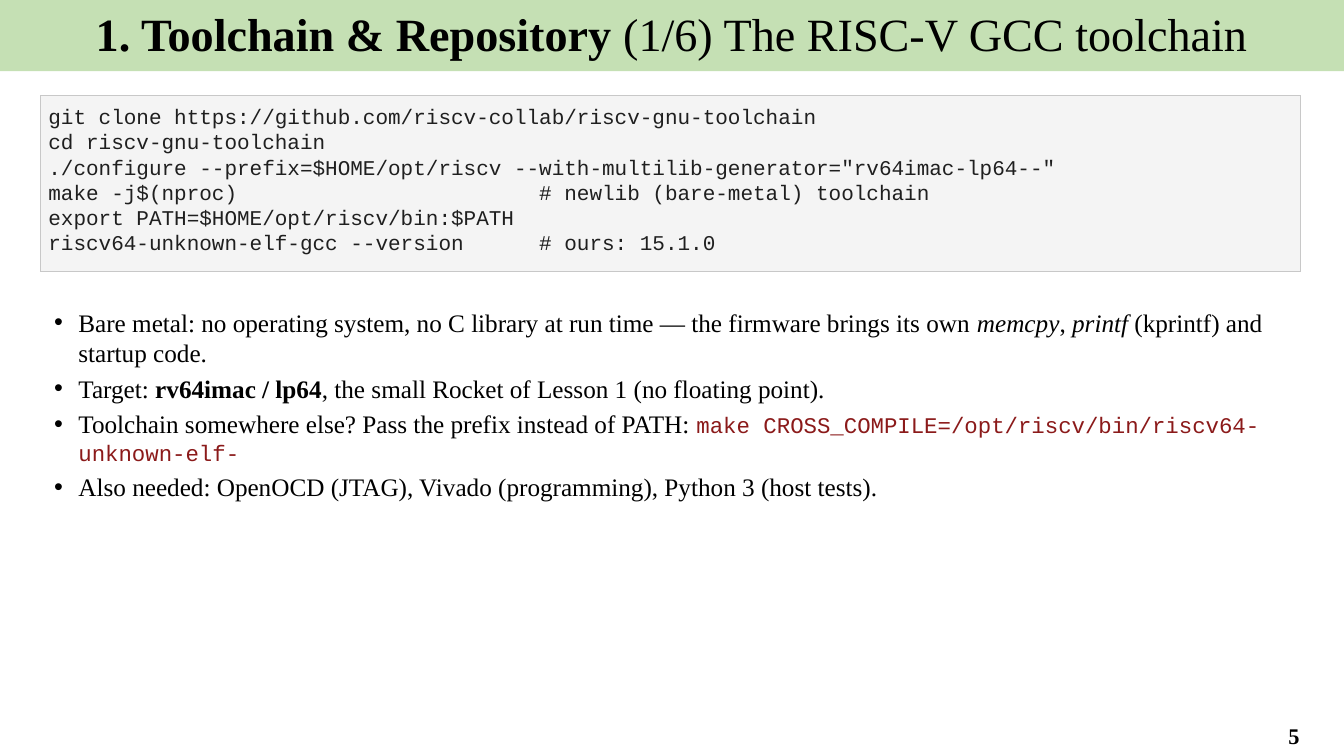
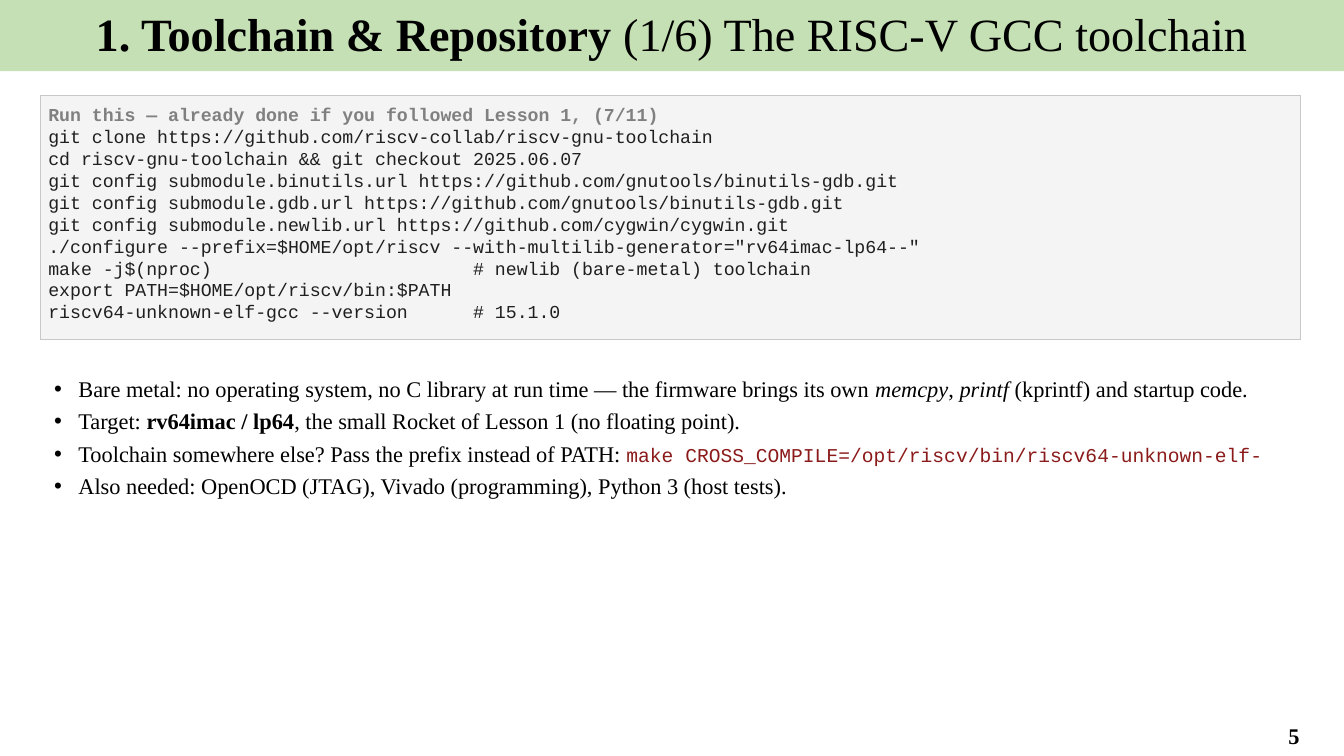
Before and after one commit to Khaiduy/chipyard-edhoc, a slide deck: slide 5 of fpga/sw/export/docs/slides/02_Software_environment_and_tests.pptx. Drawn at 1344x756 pixels with LibreOffice and Linux fonts; fonts in the diff are those of the drawing. Boxes give left, top, right and bottom in pixels: in the first picture for what was removed or moved away, otherwise in the second. Text is boxed around its words. In the diff, an @@ line names an element or a change of style, - is before the commit and + after.

Commit message:
docs: no-conda setup, tested on a clean Ubuntu 24.04
Install only what the course uses: apt packages (incl. jq, JDK 17, dtc),
riscv-gnu-toolchain 2025.06.07 from source (with the moved newlib/binutils
mirrors), the Chipyard submodule script and firtool 1.61.0. No Verilator,
FireSim or FireMarshal. New Lesson 1 slides for Vivado, the tools and
route A; the closure recipe is split in two Vivado runs so a crash after
routing only repeats the short part.

```diff
--- a/fpga/sw/export/docs/slides/02_Software_environment_and_tests.pptx
+++ b/fpga/sw/export/docs/slides/02_Software_environment_and_tests.pptx
@@ rectangle "Run this — already done ...": place and size @@
-rectangle "Run this — already done ..." at bbox=[40, 96, 1301, 272]
+rectangle "Run this — already done ..." at bbox=[40, 96, 1301, 340]
@@ text in rectangle at bbox=[48, 109, 658, 125]: paragraph added @@
+Run this — already done if you followed Lesson 1, (7/11)
@@ text in rectangle at bbox=[48, 131, 919, 300]: size 15 to 13 pt in "git clone https://github.com/riscv-collab/riscv-gnu-toolchai ...", "./configure --prefix=$HOME/opt/riscv --with-multilib-generat ...", "make -j$(nproc) # newlib (bare-metal) toolchain", "export PATH=$HOME/opt/riscv/bin:$PATH" @@
@@ text in rectangle at bbox=[48, 153, 898, 235]: text changed; size 15 to 13 pt @@
-cd riscv-gnu-toolchain
+cd riscv-gnu-toolchain && git checkout 2025.06.07
+git config submodule.binutils.url https://github.com/gnutools/binutils-gdb.git
+git config submodule.gdb.url https://github.com/gnutools/binutils-gdb.git
+git config submodule.newlib.url https://github.com/cygwin/cygwin.git
@@ text in rectangle at bbox=[48, 306, 560, 322]: text changed; size 15 to 13 pt @@
-riscv64-unknown-elf-gcc --version # ours: 15.1.0
+riscv64-unknown-elf-gcc --version # 15.1.0
@@ text "Bare metal: no operating system, ...": place and size @@
-text "Bare metal: no operating system, ..." at bbox=[78, 314, 1262, 502]
+text "Bare metal: no operating system, ..." at bbox=[78, 381, 1262, 499]
@@ text "Bare metal: no operating system, ..." at bbox=[78, 381, 1262, 499]: size 18 to 16 pt in "Bare metal: no operating system, no C ...", "Target: rv64imac / lp64, the small Rocket ...", "Toolchain somewhere else? Pass the prefix instead ...", "Also needed: OpenOCD (JTAG), Vivado (programming), Python ..."; size 16 to 14 pt in "make CROSS_COMPILE=/opt/riscv/bin/riscv64-unknown-elf-" @@
```
Also in this commit, not shown: 7 other files.
